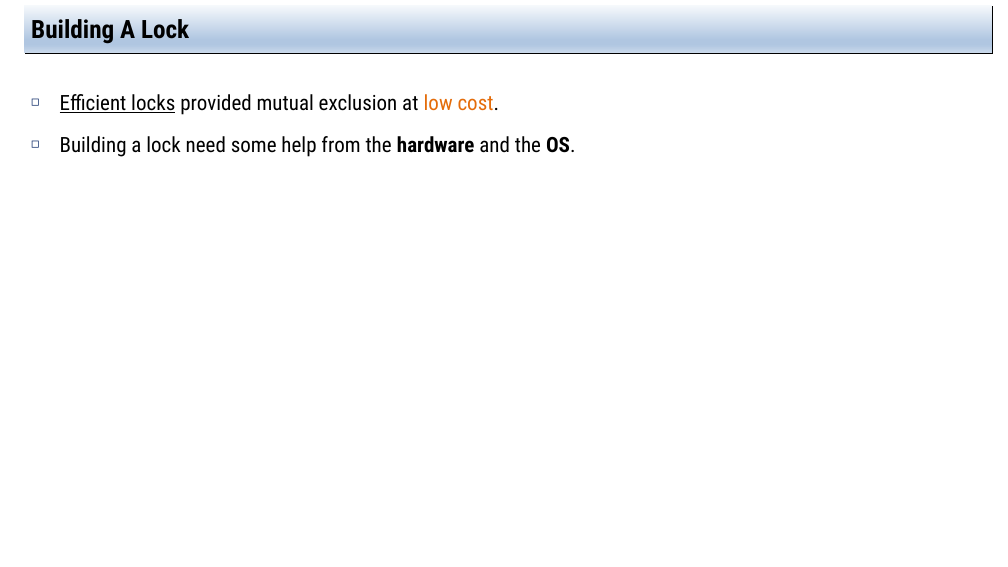
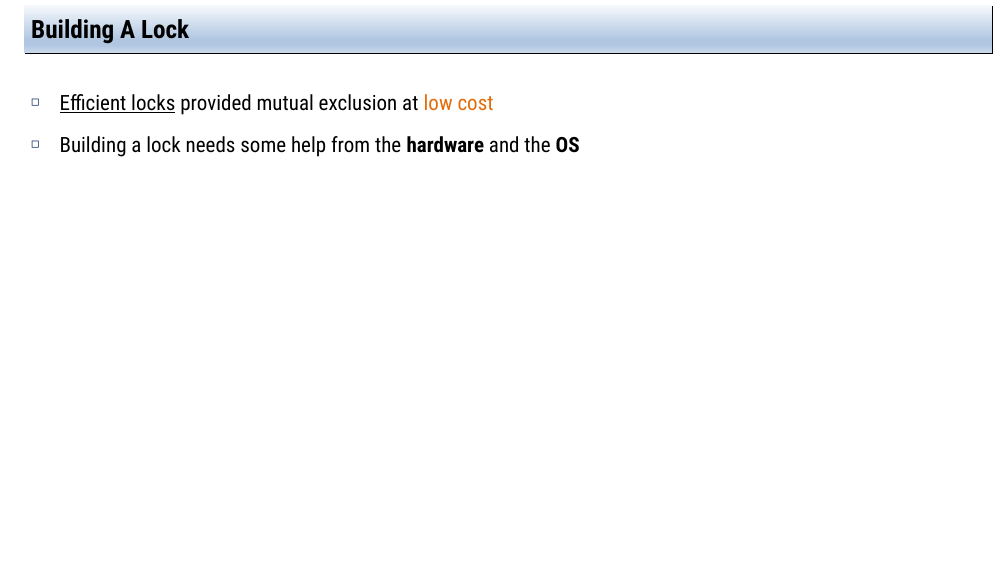
Before and after one commit to jachermocilla/extra-course-materials, a slide deck: slide 9 of cmsc125/ostep/slides/02.Concurrency/28.Locks.pptx. Drawn at 1008x567 pixels with LibreOffice and Linux fonts; fonts in the diff are those of the drawing. Boxes give left, top, right and bottom in pixels: in the first picture for what was removed or moved away, otherwise in the second. Text is boxed around its words. In the diff, an @@ line names an element or a change of style, - is before the commit and + after.

```diff
--- a/cmsc125/ostep/slides/02.Concurrency/28.Locks.pptx
+++ b/cmsc125/ostep/slides/02.Concurrency/28.Locks.pptx
@@ text at [60, 94, 580, 157]: text changed @@
-◻ Efficient locks provided mutual exclusion at low cost.
-◻ Building a lock need some help from the hardware and the OS.
+◻ Efficient locks provided mutual exclusion at low cost
+◻ Building a lock needs some help from the hardware and the OS
```
Also in this commit, not shown: 20 other slides changed, 3 other files.
